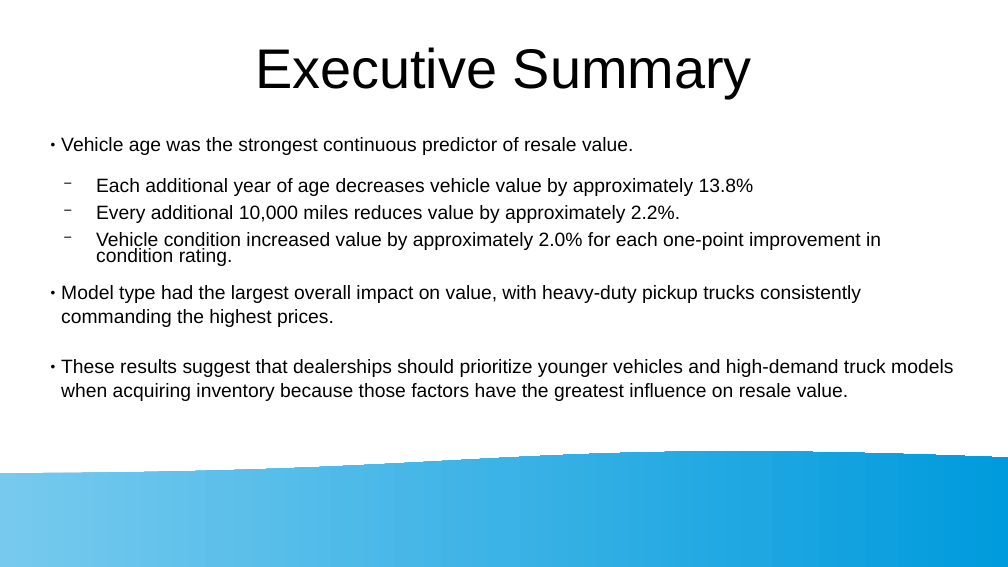
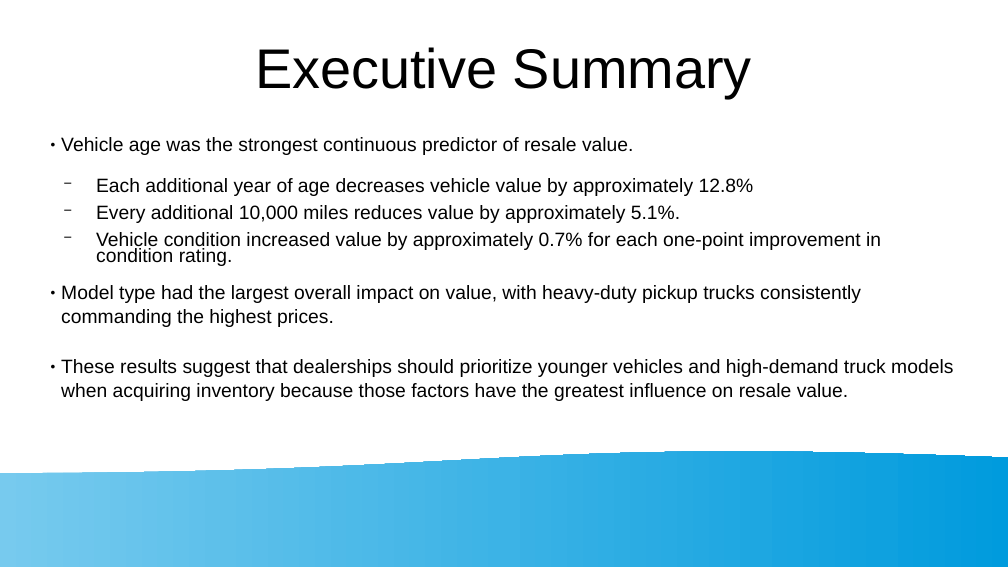
Before and after one commit to sbowler/project-one, a slide deck: slide 3 of presentations/project1_presentation.pptx. Drawn at 1008x567 pixels with LibreOffice and Linux fonts; fonts in the diff are those of the drawing. Boxes give left, top, right and bottom in pixels: in the first picture for what was removed or moved away, otherwise in the second. Text is boxed around its words. In the diff, an @@ line names an element or a change of style, - is before the commit and + after.

Commit message:
Final changes

```diff
--- a/presentations/project1_presentation.pptx
+++ b/presentations/project1_presentation.pptx
@@ text at (x1=96, y1=178, x2=881, y2=266): text changed @@
-  − Each additional year of age decreases vehicle value by approximately 13.8%
-  − Every additional 10,000 miles reduces value by approximately 2.2%.
-  − Vehicle condition increased value by approximately 2.0% for each one-point improvement in condition rating.
+  − Each additional year of age decreases vehicle value by approximately 12.8%
+  − Every additional 10,000 miles reduces value by approximately 5.1%.
+  − Vehicle condition increased value by approximately 0.7% for each one-point improvement in condition rating.
```
Also in this commit, not shown: 1 other slide changed.
